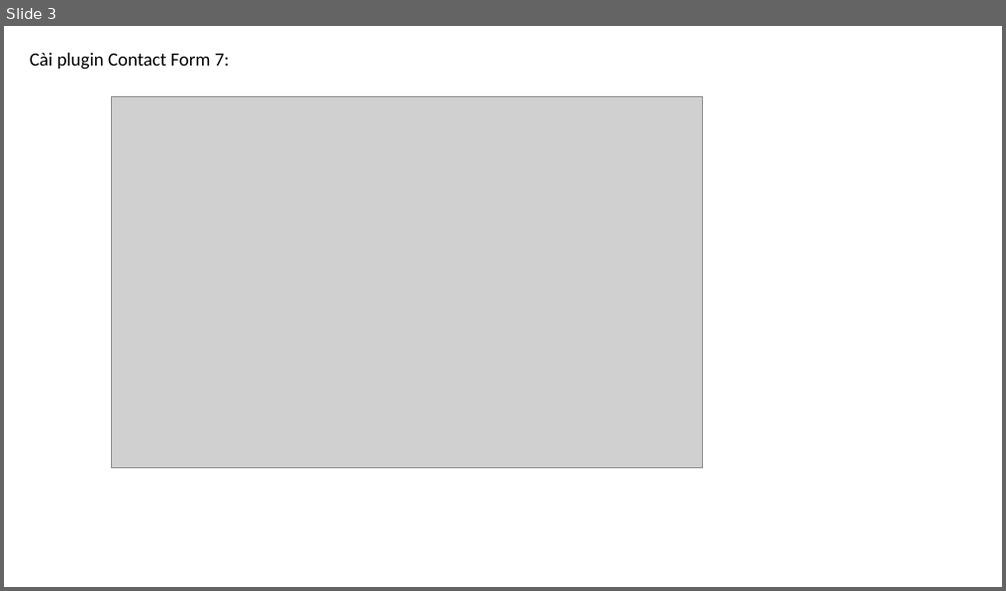
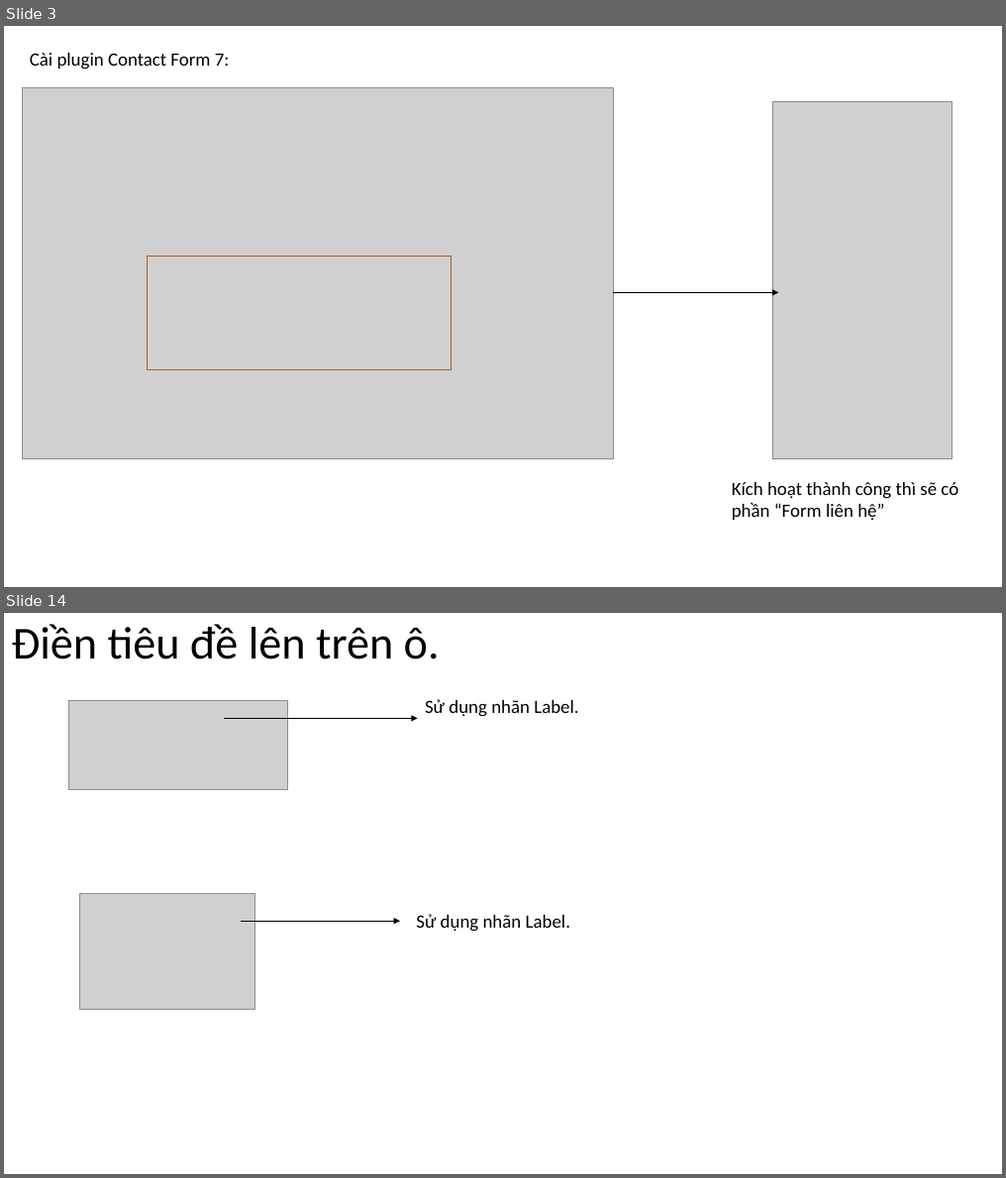
Before and after one commit to DangVanDoan05/WordPress, a slide deck: Tạo trang liên hệ trong WebSite.pptx. Shown one above the other, each under a label of ours: slide 3 before the commit, slides 3 and 14 after it; the slides between them are not shown. The pictures are 1006x591 and 1006x1178 pixels, drawn with LibreOffice and Linux fonts; fonts in the diff are those of the drawing; grey boxes stand for pictures. Boxes give left, top, right and bottom in pixels: in the first picture for what was removed or moved away, otherwise in the second. Text is boxed around its words. In the diff, an @@ line names an element or a change of style, - is before the commit and + after.

```diff
--- a/Tạo trang liên hệ trong WebSite.pptx
+++ b/Tạo trang liên hệ trong WebSite.pptx
@@ slide 14 added at (4, 613, 1002, 1174), background #FFFFFF @@
@@ title added at (12, 624, 440, 660), 44 pt, text #000000 @@
+Điền tiêu đề lên trên ô.
@@ picture added at (69, 700, 288, 789) @@
@@ text added at (425, 699, 578, 717), 18 pt, text #000000 @@
+Sử dụng nhãn Label.
@@ arrow added from (224, 719) to (417, 719), #000000 0.5 pt @@
@@ picture added at (79, 894, 254, 1010) @@
@@ arrow added from (241, 922) to (400, 922), #000000 0.5 pt @@
@@ text added at (416, 914, 570, 932), 18 pt, text #000000 @@
+Sử dụng nhãn Label.
@@ slide 3 changed as well @@
@@ picture: place and size @@
-picture at (112, 97, 703, 469)
+picture at (22, 88, 614, 460)
@@ picture added at (772, 101, 951, 460) @@
@@ rectangle added at (147, 257, 450, 370), outline #AF5C24 1 pt @@
@@ arrow added from (614, 292) to (779, 292), #000000 0.5 pt @@
@@ text added at (732, 482, 958, 520), 18 pt, text #000000 @@
+Kích hoạt thành công thì sẽ có phần “Form liên hệ”
```
Also in this commit, not shown: 2 other slides changed, 24 other slides added, 7 slides removed.
